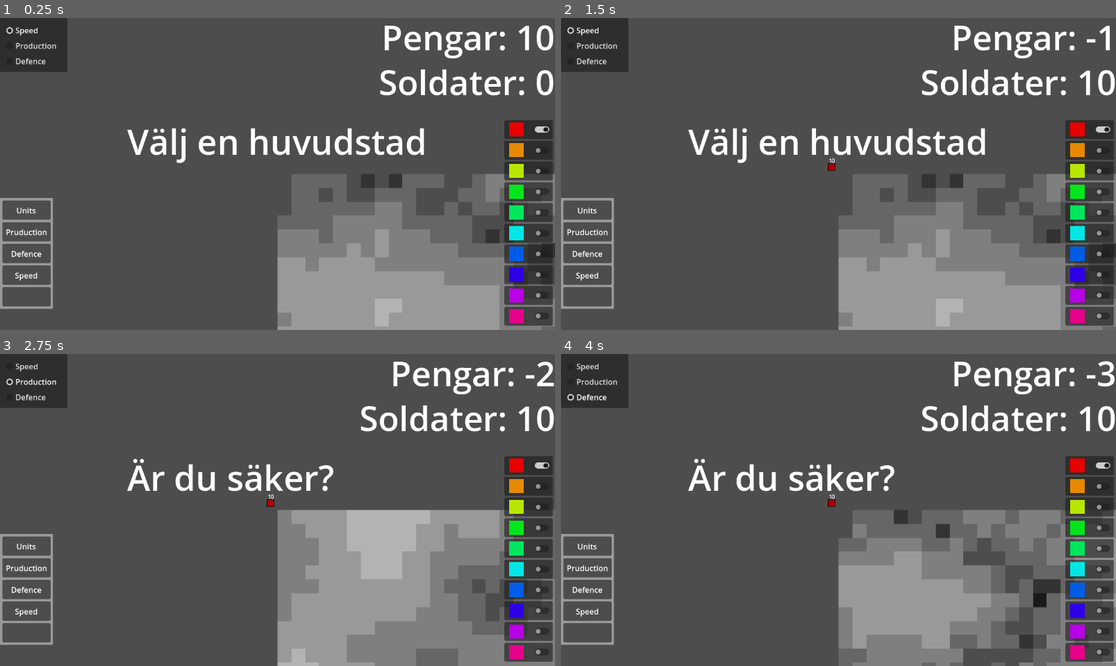
Above: before the commit, frames 1-4 (two rows, left to right).
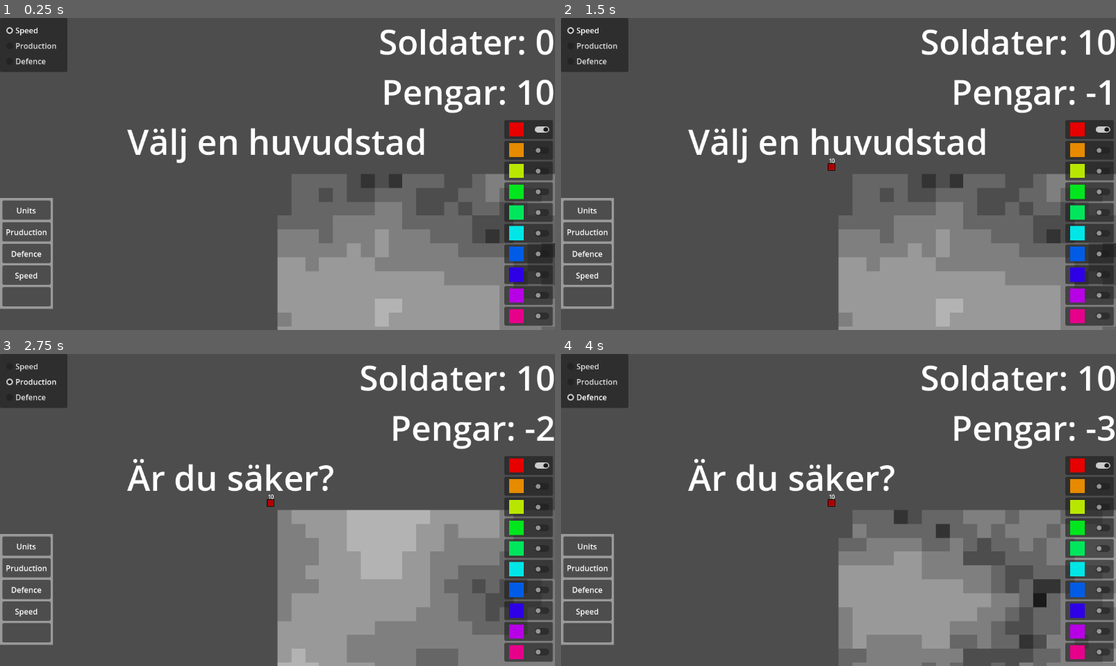
Above: after the commit, the same moments.

Repository: Kasperuz/Stratergi-Spel
Game: Godot game, scene res://Game World.tscn
Same seed, same stepped clock (60 frames per second), same inputs: the game is played once before the commit and once after it.
Inputs (mouse positions are in pixels of both pictures, inside the frame that each line leads up to):
- Up to frame 1 (0.25 s): no input
- Up to frame 2 (1.5 s): click (588, 211) at 0.5 s; click "Speed" at 1.25 s
- Up to frame 3 (2.75 s): click "Production" at 2 s
- Up to frame 4 (4 s): click "Defence" at 2.75 s; click (1104, 466) at 3.52 s

The runs differ from the first frame. In frame 1, 3.1% of the frame differs, in the area x 68-100%, y 2-31%; in frame 2, 3.0%; in frame 3, 3.0%; in frame 4, 3.0%.

Commit message:
Organised and renamed files

Diff:
--- a/Game World.tscn
+++ b/Game World.tscn
@@ -1,20 +1,20 @@
-[gd_scene load_steps=19 format=3 uid="uid://c13mr4q4pptuy"]
-
-[ext_resource type="Script" path="res://Game World.gd" id="1_b0jhh"]
-[ext_resource type="Texture2D" uid="uid://mviff3uovf7x" path="res://Map/Colors.png" id="1_ujkl7"]
-[ext_resource type="Script" path="res://Map/Map-Information.gd" id="2_mqlye"]
-[ext_resource type="Script" path="res://CameraControler.gd" id="3_1twde"]
-[ext_resource type="PackedScene" uid="uid://b3ykuka3lpud7" path="res://Ui/Map mode ui/map_mode_ui.tscn" id="4_2hdvm"]
-[ext_resource type="PackedScene" uid="uid://byk5j07hqwxvy" path="res://Ui/lag väljare/lag_välgare.tscn" id="5_3gqbk"]
-[ext_resource type="Script" path="res://Unit/Unit Maneger.gd" id="5_pgmje"]
-[ext_resource type="PackedScene" uid="uid://cj72e66icfi2m" path="res://selector.tscn" id="6_738ul"]
-[ext_resource type="PackedScene" uid="uid://dsu47wmi2sb5n" path="res://byggare.tscn" id="6_jcc8l"]
-[ext_resource type="PackedScene" uid="uid://buyts12hlcsmy" path="res://pengar.tscn" id="7_e3xbi"]
-[ext_resource type="PackedScene" uid="uid://tckjbu3ktf7k" path="res://Soldater.tscn" id="9_lkkbn"]
-[ext_resource type="Script" path="res://Pruduktion.gd" id="9_rppaa"]
+[gd_scene load_steps=19 format=3 uid="uid://bwi5d7wpqyosh"]
+
+[ext_resource type="Script" path="res://Ui/capitalSelector.gd" id="1_nkwt0"]
+[ext_resource type="Texture2D" uid="uid://mviff3uovf7x" path="res://Ui/tileMapColors.png" id="2_ytybg"]
+[ext_resource type="Script" path="res://Map-Information.gd" id="3_p0koa"]
+[ext_resource type="PackedScene" uid="uid://dk05nxair44tf" path="res://Ui/Map mode menu/mapModeMenu.tscn" id="4_2hdvm"]
+[ext_resource type="Script" path="res://Ui/cameraControler.gd" id="4_5ef33"]
+[ext_resource type="PackedScene" uid="uid://blsdtk7grws66" path="res://Ui/Selector/selector.tscn" id="6_738ul"]
+[ext_resource type="PackedScene" uid="uid://d4kp1danxelvu" path="res://Ui/Team selector/teamSelector.tscn" id="7_e7s0v"]
+[ext_resource type="Script" path="res://Unit Maneger.gd" id="7_h3x76"]
+[ext_resource type="PackedScene" uid="uid://n4t4hypx42pt" path="res://Ui/Displayers/goldDisplay.tscn" id="7_seo7q"]
+[ext_resource type="Script" path="res://productionCalculator.gd" id="9_1jmm2"]
+[ext_resource type="PackedScene" uid="uid://dhob8xmh8rvfh" path="res://Ui/Displayers/unitsDisplay.tscn" id="9_lkkbn"]
+[ext_resource type="PackedScene" uid="uid://dcvv4pu1mlax5" path="res://Ui/Build menu/buildMenu.tscn" id="9_p3qar"]
 
 [sub_resource type="TileSetAtlasSource" id="TileSetAtlasSource_xlxqf"]
-texture = ExtResource("1_ujkl7")
+texture = ExtResource("2_ytybg")
 texture_region_size = Vector2i(32, 32)
 0:0/0 = 0
 1:0/0 = 0
@@ -116,9 +116,19 @@
 7:9/0 = 0
 8:9/0 = 0
 9:9/0 = 0
+10:0/0 = 0
+10:1/0 = 0
+10:2/0 = 0
+10:3/0 = 0
+10:4/0 = 0
+10:5/0 = 0
+10:6/0 = 0
+10:7/0 = 0
+10:8/0 = 0
+10:9/0 = 0
 
 [sub_resource type="TileSetAtlasSource" id="TileSetAtlasSource_oxilu"]
-texture = ExtResource("1_ujkl7")
+texture = ExtResource("2_ytybg")
 texture_region_size = Vector2i(32, 32)
 0:0/0 = 0
 0:0/0/modulate = Color(1, 0.388235, 0.388235, 0.678431)
@@ -150,7 +160,7 @@
 fractal_weighted_strength = 1.0
 
 [node name="Node2D" type="Node2D"]
-script = ExtResource("1_b0jhh")
+script = ExtResource("1_nkwt0")
 
 [node name="TileMap" type="TileMap" parent="."]
 tile_set = SubResource("TileSet_b56wi")
@@ -164,7 +174,7 @@
 layer_1/tile_data = PackedInt32Array()
 
 [node name="Map-Information" type="Node" parent="."]
-script = ExtResource("2_mqlye")
+script = ExtResource("3_p0koa")
 size = Vector2i(100, 100)
 speedNoise = SubResource("FastNoiseLite_xgkfq")
 productionNoise = SubResource("FastNoiseLite_ljisb")
@@ -172,20 +182,12 @@
 
 [node name="Camera2D" type="Camera2D" parent="."]
 zoom = Vector2(0.901, 0.901)
-script = ExtResource("3_1twde")
+script = ExtResource("4_5ef33")
 
 [node name="CanvasLayer" type="CanvasLayer" parent="."]
 
 [node name="Map mode ui" parent="CanvasLayer" instance=ExtResource("4_2hdvm")]
 metadata/_edit_use_anchors_ = true
-
-[node name="Lag välgare" parent="CanvasLayer" instance=ExtResource("5_3gqbk")]
-
-[node name="Byggare" parent="CanvasLayer" instance=ExtResource("6_jcc8l")]
-
-[node name="Pengar" parent="CanvasLayer" instance=ExtResource("7_e3xbi")]
-offset_top = -9.0
-offset_bottom = -9.0
 
 [node name="Label" type="Label" parent="CanvasLayer"]
 anchors_preset = 8
@@ -202,17 +204,33 @@
 theme_override_font_sizes/font_size = 72
 text = "Välj en huvudstad"
 
-[node name="Soldater" parent="CanvasLayer" instance=ExtResource("9_lkkbn")]
-offset_top = 84.0
-offset_bottom = 84.0
+[node name="Lag välgare" parent="CanvasLayer" instance=ExtResource("7_e7s0v")]
+
+[node name="VBoxContainer" type="VBoxContainer" parent="CanvasLayer"]
+anchors_preset = 1
+anchor_left = 1.0
+anchor_right = 1.0
+offset_left = -386.0
+offset_bottom = 219.0
+grow_horizontal = 0
+
+[node name="Soldater" parent="CanvasLayer/VBoxContainer" instance=ExtResource("9_lkkbn")]
+custom_minimum_size = Vector2(0, 100)
+layout_mode = 2
+
+[node name="Pengar" parent="CanvasLayer/VBoxContainer" instance=ExtResource("7_seo7q")]
+custom_minimum_size = Vector2(0, 100)
+layout_mode = 2
+
+[node name="Byggare" parent="CanvasLayer" instance=ExtResource("9_p3qar")]
 
 [node name="Unit Maneger" type="Node" parent="."]
-script = ExtResource("5_pgmje")
+script = ExtResource("7_h3x76")
 
 [node name="Selector" parent="." instance=ExtResource("6_738ul")]
 
 [node name="Pruduktion" type="Timer" parent="."]
 autostart = true
-script = ExtResource("9_rppaa")
+script = ExtResource("9_1jmm2")
 
 [connection signal="timeout" from="Pruduktion" to="Pruduktion" method="_on_timeout"]
--- a/Map/Map-Information.gd
+++ b/Map-Information.gd
@@ -1,6 +1,6 @@
 extends Node
 
-var huvudstäder = []
+var capitals = []
 
 @export var size: Vector2i
 
@@ -23,8 +23,8 @@
 
 # Called when the node enters the scene tree for the first time.
 func _ready():
-	huvudstäder.resize($"../CanvasLayer/Lag välgare".antal_lag)
-	huvudstäder.fill(Vector2i(-1,-1))
+	capitals.resize($"../CanvasLayer/Lag välgare".antal_lag)
+	capitals.fill(Vector2i(-1,-1))
 	rng.randomize()
 	for x in range(size.x):
 		speed.append([])
--- a/byggare.gd
+++ b/Ui/Build menu/buildMenu.gd
@@ -29,6 +29,6 @@
 func _on_gubbar_button_pressed():
 	print($"../../Pruduktion".pengar)
 	if $"../../Pruduktion".pengar[$"../Lag välgare".lag] >= 10:
-		$"../../Unit Maneger".newUnit($"../../Map-Information".huvudstäder[$"../Lag välgare".lag],$"../Lag välgare".lag,10)
+		$"../../Unit Maneger".newUnit($"../../Map-Information".capitals[$"../Lag välgare".lag],$"../Lag välgare".lag,10)
 		$"../../Pruduktion".pengar[$"../Lag välgare".lag] -= 10
 		$"../../Pruduktion".update()
--- a/byggare.tscn
+++ b/Ui/Build menu/buildMenu.tscn
@@ -1,6 +1,6 @@
-[gd_scene load_steps=13 format=3 uid="uid://dsu47wmi2sb5n"]
-
-[ext_resource type="Script" path="res://byggare.gd" id="1_frwt1"]
+[gd_scene load_steps=13 format=3 uid="uid://dcvv4pu1mlax5"]
+
+[ext_resource type="Script" path="res://Ui/Build menu/buildMenu.gd" id="1_aits0"]
 
 [sub_resource type="StyleBoxEmpty" id="StyleBoxEmpty_riomn"]
 
@@ -31,7 +31,7 @@
 anchor_top = 1.0
 anchor_bottom = 1.0
 grow_vertical = 0
-script = ExtResource("1_frwt1")
+script = ExtResource("1_aits0")
 
 [node name="ColorRect" type="ColorRect" parent="."]
 custom_minimum_size = Vector2(110, 0)
--- a/Ui/Map mode ui/map_mode_ui.tscn
+++ b/Ui/Map mode menu/mapModeMenu.tscn
@@ -1,14 +1,14 @@
-[gd_scene load_steps=4 format=3 uid="uid://b3ykuka3lpud7"]
+[gd_scene load_steps=4 format=3 uid="uid://dk05nxair44tf"]
 
-[ext_resource type="Script" path="res://Ui/Map mode ui/map_mode_ui.gd" id="1_duv1s"]
-[ext_resource type="ButtonGroup" uid="uid://dns34h5va2j75" path="res://Ui/Map mode ui/Checkbox button grup.tres" id="2_6gnb7"]
+[ext_resource type="Script" path="res://Ui/Map mode menu/mapModeMenu.gd" id="1_hdaac"]
+[ext_resource type="ButtonGroup" uid="uid://dns34h5va2j75" path="res://Ui/Map mode menu/mapModeButtonGroup.tres" id="2_h1h2u"]
 
 [sub_resource type="StyleBoxEmpty" id="StyleBoxEmpty_ev0df"]
 
 [node name="Map mode ui" type="Control"]
 layout_mode = 3
 anchors_preset = 0
-script = ExtResource("1_duv1s")
+script = ExtResource("1_hdaac")
 
 [node name="Panel" type="Panel" parent="."]
 layout_mode = 1
@@ -25,7 +25,7 @@
 grow_vertical = 2
 theme_override_styles/focus = SubResource("StyleBoxEmpty_ev0df")
 button_pressed = true
-button_group = ExtResource("2_6gnb7")
+button_group = ExtResource("2_h1h2u")
 text = "Speed"
 flat = true
 metadata/_edit_use_anchors_ = true
@@ -39,7 +39,7 @@
 anchor_bottom = 0.683459
 grow_horizontal = 2
 theme_override_styles/focus = SubResource("StyleBoxEmpty_ev0df")
-button_group = ExtResource("2_6gnb7")
+button_group = ExtResource("2_h1h2u")
 text = "Production"
 flat = true
 metadata/_edit_use_anchors_ = true
@@ -52,7 +52,7 @@
 anchor_right = 0.871429
 anchor_bottom = 0.969173
 theme_override_styles/focus = SubResource("StyleBoxEmpty_ev0df")
-button_group = ExtResource("2_6gnb7")
+button_group = ExtResource("2_h1h2u")
 text = "Defence"
 flat = true
 metadata/_edit_use_anchors_ = true
--- a/selector.tscn
+++ b/Ui/Selector/selector.tscn
@@ -1,12 +1,12 @@
-[gd_scene load_steps=3 format=3 uid="uid://cj72e66icfi2m"]
+[gd_scene load_steps=3 format=3 uid="uid://blsdtk7grws66"]
 
-[ext_resource type="Script" path="res://Selector.gd" id="1_p680l"]
+[ext_resource type="Script" path="res://Ui/Selector/selector.gd" id="1_fk3qm"]
 
 [sub_resource type="RectangleShape2D" id="RectangleShape2D_6adbe"]
 size = Vector2(10, 10)
 
 [node name="Selector" type="Area2D"]
-script = ExtResource("1_p680l")
+script = ExtResource("1_fk3qm")
 
 [node name="CollisionShape2D" type="CollisionShape2D" parent="."]
 position = Vector2(5, 5)
--- a/Ui/lag väljare/lag_välgare.tscn
+++ b/Ui/Team selector/teamSelector.tscn
@@ -1,6 +1,6 @@
-[gd_scene load_steps=5 format=3 uid="uid://byk5j07hqwxvy"]
-
-[ext_resource type="Script" path="res://Ui/lag väljare/lag_välgare.gd" id="1_1fihy"]
+[gd_scene load_steps=5 format=3 uid="uid://d4kp1danxelvu"]
+
+[ext_resource type="Script" path="res://Ui/Team selector/teamSelector.gd" id="1_euibu"]
 
 [sub_resource type="StyleBoxEmpty" id="StyleBoxEmpty_tcu4j"]
 
@@ -19,7 +19,7 @@
 grow_vertical = 2
 size_flags_horizontal = 4
 size_flags_vertical = 4
-script = ExtResource("1_1fihy")
+script = ExtResource("1_euibu")
 
 [node name="BoxContainer" type="BoxContainer" parent="."]
 layout_mode = 1
--- a/Unit/Unit.tscn
+++ b/Ui/Unit/unit.tscn
@@ -1,16 +1,16 @@
-[gd_scene load_steps=4 format=3 uid="uid://caaxm1lw5h44v"]
+[gd_scene load_steps=4 format=3 uid="uid://ddes6v2gf71m4"]
 
-[ext_resource type="Script" path="res://Unit/Unit.gd" id="1_qncsg"]
-[ext_resource type="Texture2D" uid="uid://bdnr6n4w7xrx0" path="res://Unit/Units.png" id="2_pj0li"]
+[ext_resource type="Script" path="res://Ui/Unit/unit.gd" id="1_4ub71"]
+[ext_resource type="Texture2D" uid="uid://bdnr6n4w7xrx0" path="res://Ui/unitColors.png" id="2_2v0p1"]
 
 [sub_resource type="RectangleShape2D" id="RectangleShape2D_6kg8p"]
 
 [node name="Unit" type="Node2D"]
-script = ExtResource("1_qncsg")
+script = ExtResource("1_4ub71")
 
 [node name="Sprite2D" type="Sprite2D" parent="."]
 scale = Vector2(0.5, 0.5)
-texture = ExtResource("2_pj0li")
+texture = ExtResource("2_2v0p1")
 region_enabled = true
 region_rect = Rect2(0, 0, 32, 32)
 
--- a/Game World.gd
+++ b/Ui/capitalSelector.gd
@@ -1,5 +1,5 @@
 extends Node2D
-var krona = preload("res://krona.tscn")
+var krona = preload("res://Ui/capitalCrown.tscn")
 var antal_click = 0
 var huvudstadsPosition = Vector2i(0,0)
 
@@ -7,7 +7,7 @@
 
 # Called every frame. 'delta' is the elapsed time since the previous frame.
 func _process(delta):
-	if $"Map-Information".huvudstäder[$"CanvasLayer/Lag välgare".lag] == Vector2i(-1,-1):
+	if $"Map-Information".capitals[$"CanvasLayer/Lag välgare".lag] == Vector2i(-1,-1):
 		$CanvasLayer/Label.visible = true
 		if Input.is_action_just_pressed("Left click"):
 			antal_click += 1
@@ -17,7 +17,7 @@
 					$CanvasLayer/Label.visible = false
 					$CanvasLayer/Label.text = "Välj en huvudstad"
 					antal_click = -1
-					$"Map-Information".huvudstäder[$"CanvasLayer/Lag välgare".lag] = huvudstadsPosition
+					$"Map-Information".capitals[$"CanvasLayer/Lag välgare".lag] = huvudstadsPosition
 					var instance = krona.instantiate()
 					instance.set_position($TileMap.map_to_local(huvudstadsPosition))
 					add_child(instance)
--- a/Unit/Unit Maneger.gd
+++ b/Unit Maneger.gd
@@ -2,12 +2,10 @@
 
 extends Node
 
-const unit = preload("res://Unit/Unit.tscn")
-const arrow = preload("res://Unit/Arrow/Arrow.tscn")
+const unit = preload("res://Ui/Unit/unit.tscn")
 
 var positions: Array
 var nodes: Array
-var arrows: Array
 var colors: Array
 var sizes: Array
 var schedules: Array
@@ -17,11 +15,9 @@
 func ta_bort_gubbe(gubbe: int):
 
 	nodes[gubbe].queue_free()
-#	arrows[gubbe].queue_free()
 
 	positions.remove_at(gubbe)
 	nodes.remove_at(gubbe)
-	arrows.remove_at(gubbe)
 	colors.remove_at(gubbe)
 	sizes.remove_at(gubbe)
 	schedules.remove_at(gubbe)
@@ -43,7 +39,6 @@
 	$"..".add_child.call_deferred(nodes[len(nodes)-1])
 	nodes[len(nodes)-1].index = len(nodes)-1
 
-	arrows.append(null)
 	#arrows[len(arrows)-1] = arrow.instantiate()
 	#$"..".add_child.call_deferred(arrows[len(arrows)-1])
 
@@ -79,7 +74,7 @@
 
 # Called every frame. 'delta' is the elapsed time since the previous frame.
 func _process(delta):
-	$"../CanvasLayer/Soldater/Label".text = "Soldater: "+ str(antalGubbar[$"../CanvasLayer/Lag välgare".lag])
+	$"../CanvasLayer/VBoxContainer/Soldater/Label".text = "Soldater: "+ str(antalGubbar[$"../CanvasLayer/Lag välgare".lag])
 	for i in range(len(nodes)):
 
 		nodes[i].size = sizes[i]
--- a/Unit/Arrow/Arrow.gd
+++ /dev/null
@@ -1,9 +0,0 @@
-extends Node2D
-
-@export var positions: PackedVector2Array
-
-func update():
-	$Line2D.points = positions
-	if len(positions) > 1:
-		$Polygon2D.position = positions[0]
-		$Polygon2D.rotation = positions[1].angle_to_point(positions[0])
--- a/Unit/Arrow/Arrow.tscn
+++ /dev/null
@@ -1,17 +0,0 @@
-[gd_scene load_steps=2 format=3 uid="uid://dgjkavrdpei7s"]
-
-[ext_resource type="Script" path="res://Unit/Arrow/Arrow.gd" id="1_plq6e"]
-
-[node name="Arrow" type="Node2D"]
-visible = false
-script = ExtResource("1_plq6e")
-
-[node name="Line2D" type="Line2D" parent="."]
-width = 3.0
-
-[node name="Polygon2D" type="Polygon2D" parent="."]
-scale = Vector2(2, 2)
-offset = Vector2(3, 0)
-polygon = PackedVector2Array(-8, -8, 0, 0, -8, 8, -3, 0)
-
-[node name="Camera2D" type="Camera2D" parent="."]
--- a/Pruduktion.gd
+++ b/productionCalculator.gd
@@ -21,4 +21,4 @@
 		pengar[i] -= ($"../Unit Maneger".antalGubbar[i] / 10)
 
 func update():
-	$"../CanvasLayer/Pengar/Label".text = "Pengar: "+str(floor(pengar[$"../CanvasLayer/Lag välgare".lag]))
+	$"../CanvasLayer/VBoxContainer/Pengar/Label".text = "Pengar: "+str(floor(pengar[$"../CanvasLayer/Lag välgare".lag]))
Not shown: 1 places in Ui/Displayers/goldDisplay.tscn that only renumber resources
Not shown: 1 places in Ui/Displayers/unitsDisplay.tscn that only renumber resources
Renamed: Ui/Map mode ui/Checkbox button grup.tres -> Ui/Map mode menu/mapModeButtonGroup.tres
Renamed: Ui/Map mode ui/map_mode_ui.gd -> Ui/Map mode menu/mapModeMenu.gd
Renamed: Selector.gd -> Ui/Selector/selector.gd
Renamed: Ui/lag väljare/lag_välgare.gd -> Ui/Team selector/teamSelector.gd
Renamed: Unit/Unit.gd -> Ui/Unit/unit.gd
Renamed: CameraControler.gd -> Ui/cameraControler.gd
Renamed: krona.tscn -> Ui/capitalCrown.tscn
Renamed: Map/Colors.png -> Ui/tileMapColors.png
Not shown, changed: Ui/tileMapColors.png.import
Renamed: Unit/Units.png -> Ui/unitColors.png
(and 1 more such lines)
